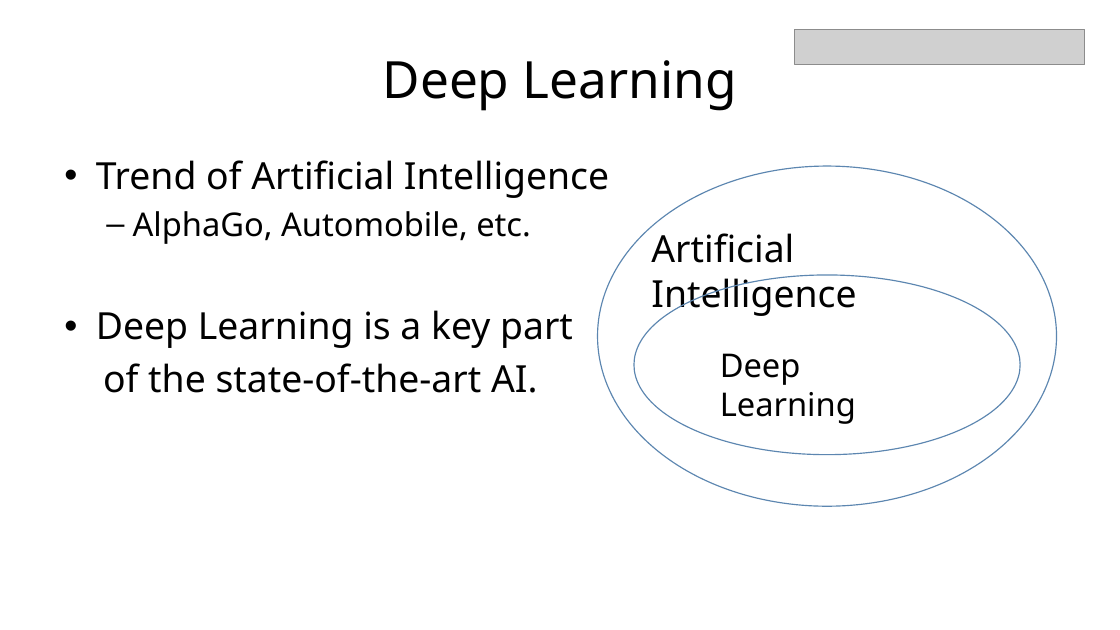
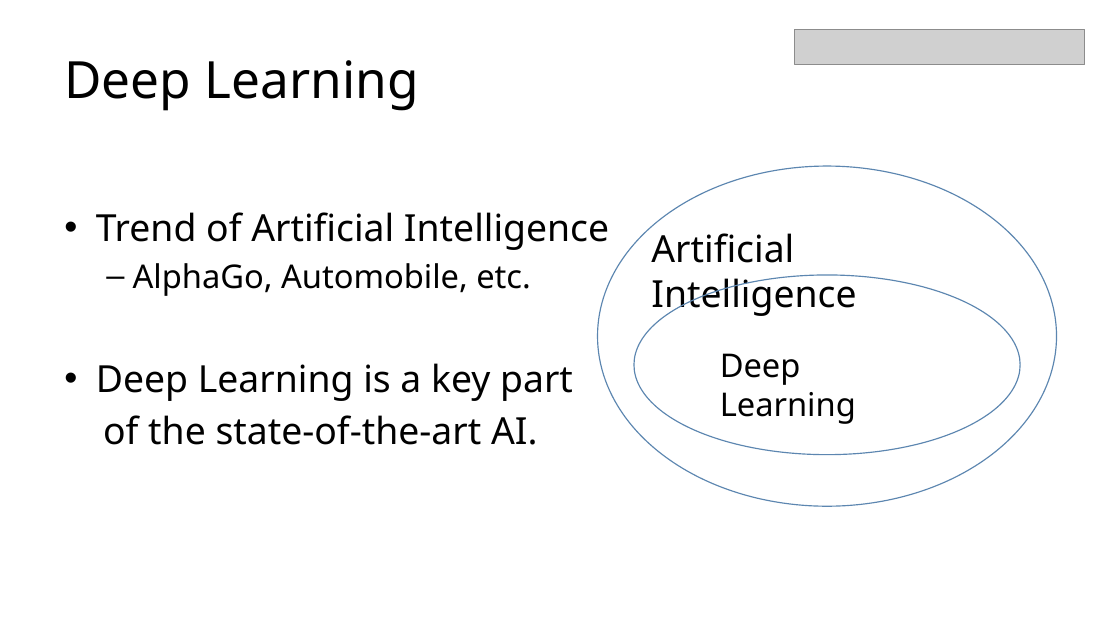
Before and after one commit to cdluminate/cdluminate, a slide deck: slide 2 of Dc20DeepLearning.pptx. Drawn at 1120x630 pixels with LibreOffice and Linux fonts; fonts in the diff are those of the drawing; grey boxes stand for pictures. Boxes give left, top, right and bottom in pixels: in the first picture for what was removed or moved away, otherwise in the second. Text is boxed around its words. In the diff, an @@ line names an element or a change of style, - is before the commit and + after.

```diff
--- a/Dc20DeepLearning.pptx
+++ b/Dc20DeepLearning.pptx
@@ title "Deep Learning" at (x1=64, y1=60, x2=419, y2=111): alignment centre to left @@
@@ text "Trend of Artificial Intelligence" moved from (x1=96, y1=160, x2=609, y2=393) to (x1=96, y1=212, x2=609, y2=445) @@
```
Also in this commit, not shown: 2 other slides changed, 1 slide added.
